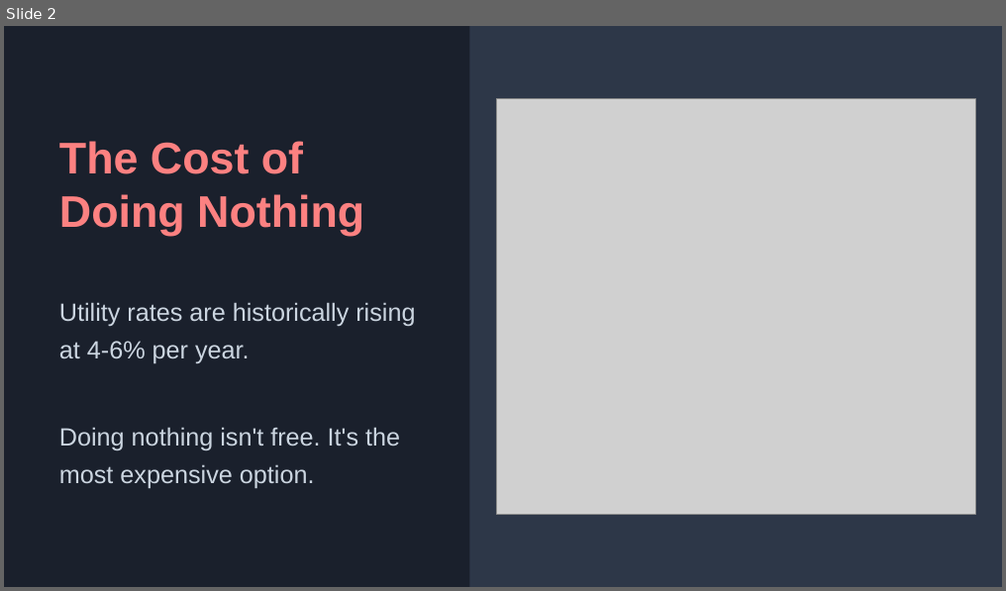
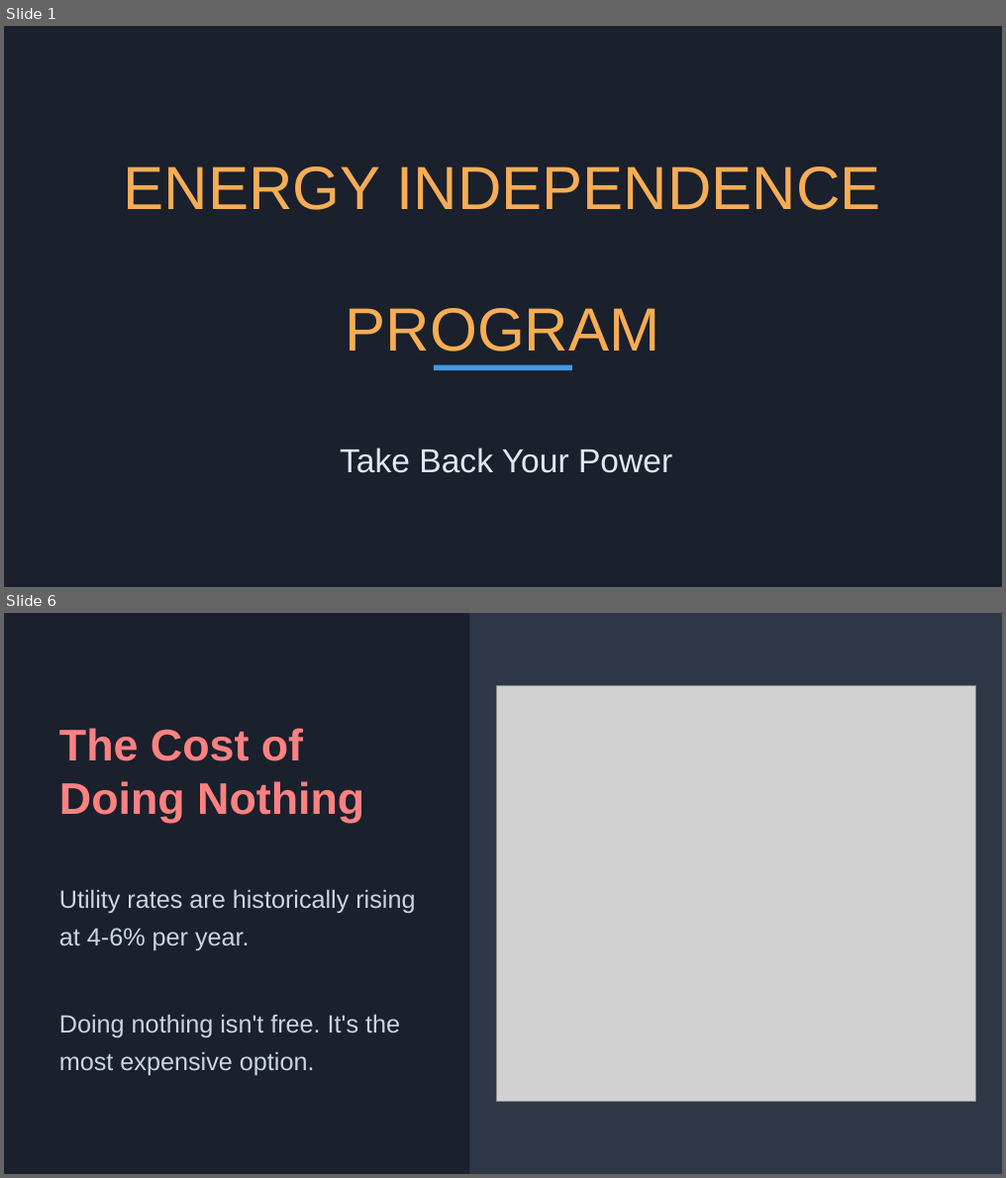
Before and after one commit to ralas90-art/solar-trainer, a slide deck: frontend/public/downloads/In_Home_Presentation.pptx. Shown one above the other, each under a label of ours: slide 2 before the commit, slides 1 and 6 after it; the slides between them are not shown. The pictures are 1006x591 and 1006x1178 pixels, drawn with LibreOffice and Linux fonts; fonts in the diff are those of the drawing; grey boxes stand for pictures. Boxes give left, top, right and bottom in pixels: in the first picture for what was removed or moved away, otherwise in the second. Text is boxed around its words. In the diff, an @@ line names an element or a change of style, - is before the commit and + after.

```diff
--- a/frontend/public/downloads/In_Home_Presentation.pptx
+++ b/frontend/public/downloads/In_Home_Presentation.pptx
@@ slide 1 added at bbox=[4, 26, 1002, 587], background #1A202C @@
@@ text added at bbox=[124, 167, 881, 352], 44 pt, text #F6AD55 @@
+ENERGY INDEPENDENCE
+PROGRAM
@@ rectangle added at bbox=[434, 366, 573, 372], fill #4299E1 @@
@@ text added at bbox=[340, 448, 672, 473], 24 pt, text #E2E8F0 @@
+Take Back Your Power
@@ what was slide 2 is now slide 6 @@
```
Also in this commit, not shown: 7 other slides added, 2 slides removed, 18 other files.
